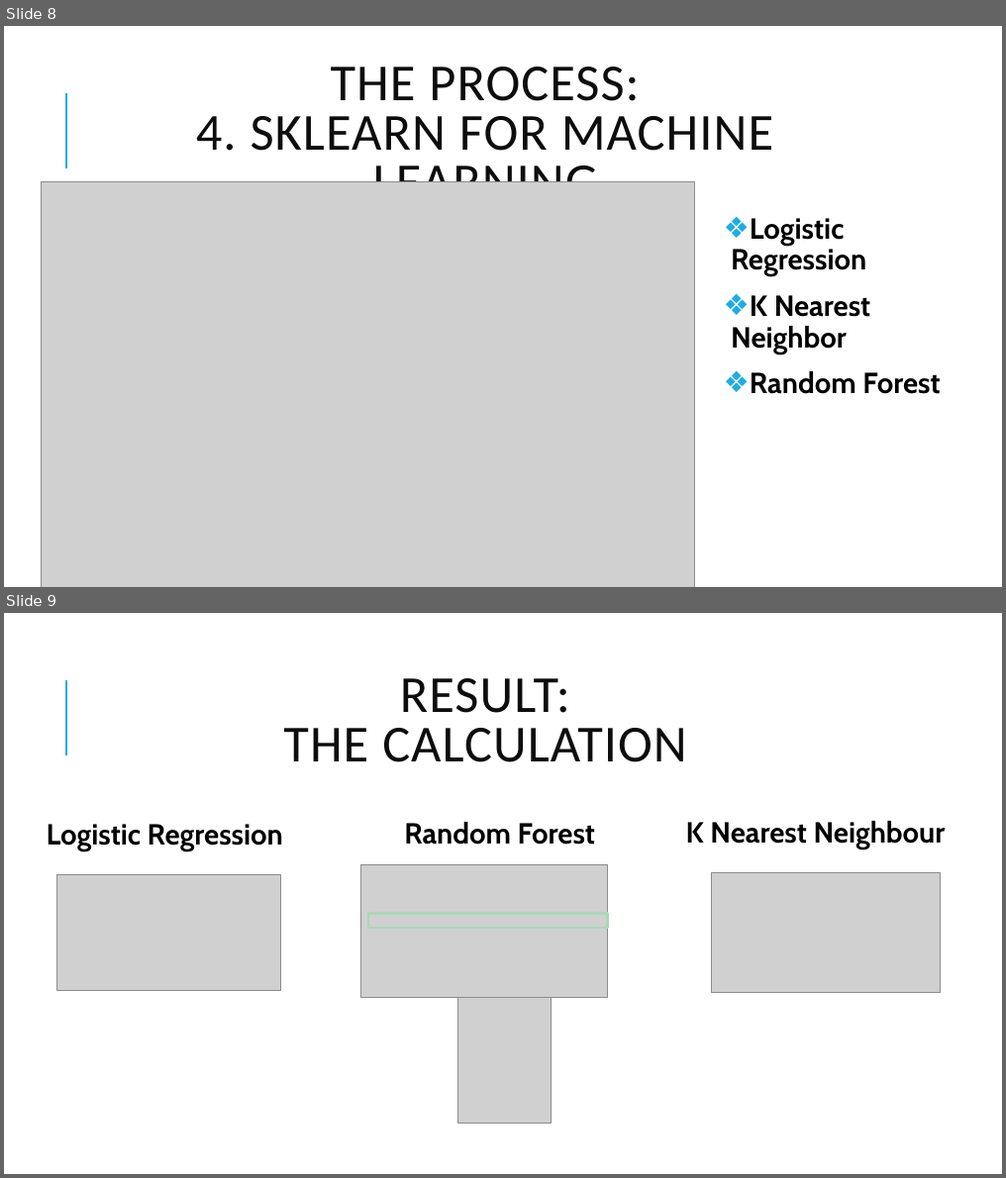
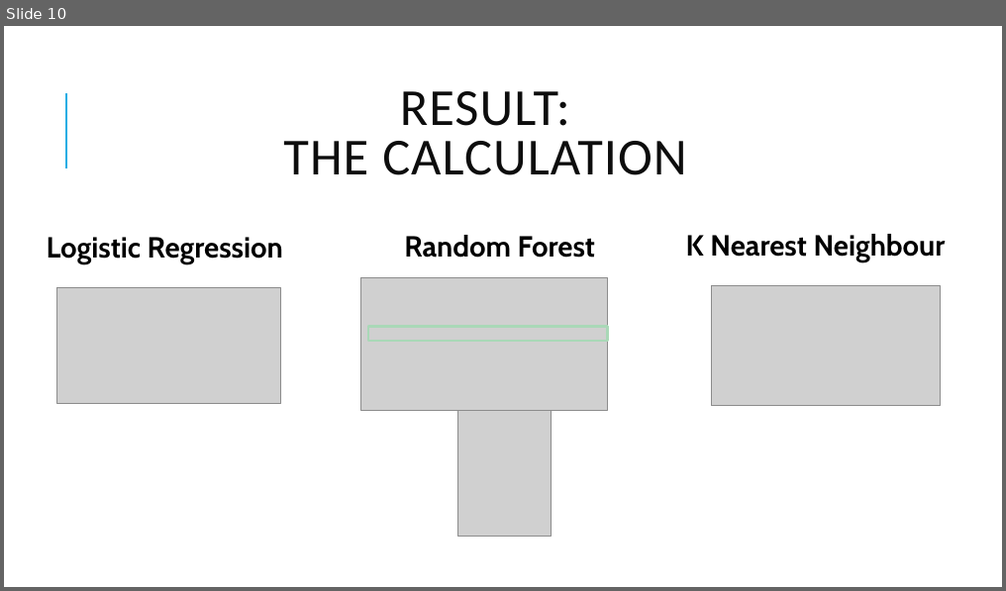
Before and after one commit to sigkarmoil/Clinical_Trial_Machine_Learning, a slide deck: Resources/Clinical Trial.pptx. Shown one above the other, each under a label of ours: slides 8 and 9 before the commit, slide 10 after it. The pictures are 1006x1178 and 1006x591 pixels, drawn with LibreOffice and Linux fonts; fonts in the diff are those of the drawing; grey boxes stand for pictures. Boxes give left, top, right and bottom in pixels: in the first picture for what was removed or moved away, otherwise in the second. Text is boxed around its words. In the diff, an @@ line names an element or a change of style, - is before the commit and + after.

```diff
--- a/Resources/Clinical Trial.pptx
+++ b/Resources/Clinical Trial.pptx
@@ slide 8 removed at [4, 26, 1002, 587], background #FFFFFF; not listed: 1 template element that a slide beside it also shows @@
@@ title removed at [196, 67, 773, 182] @@
-THE PROCESS:
-4. SKLEARN FOR MACHINE LEARNING
@@ picture removed at [41, 181, 694, 587] @@
@@ text removed at [731, 218, 940, 394] @@
-❖ Logistic Regression
-❖ K Nearest Neighbor
-❖ Random Forest
@@ what was slide 9 is now slide 10 @@
```
Also in this commit, not shown: 5 slides changed, 4 slides added, 2 other slides removed.
